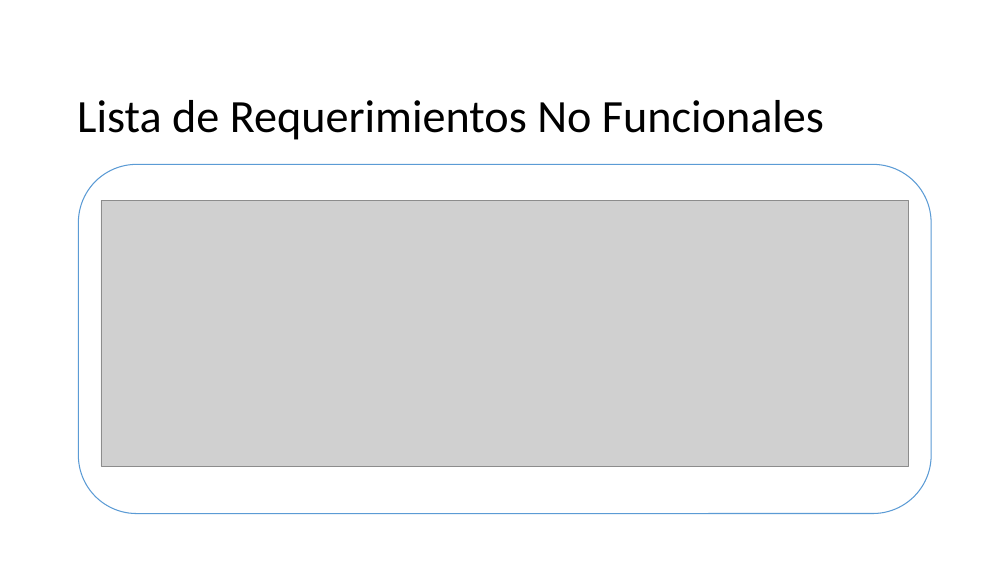
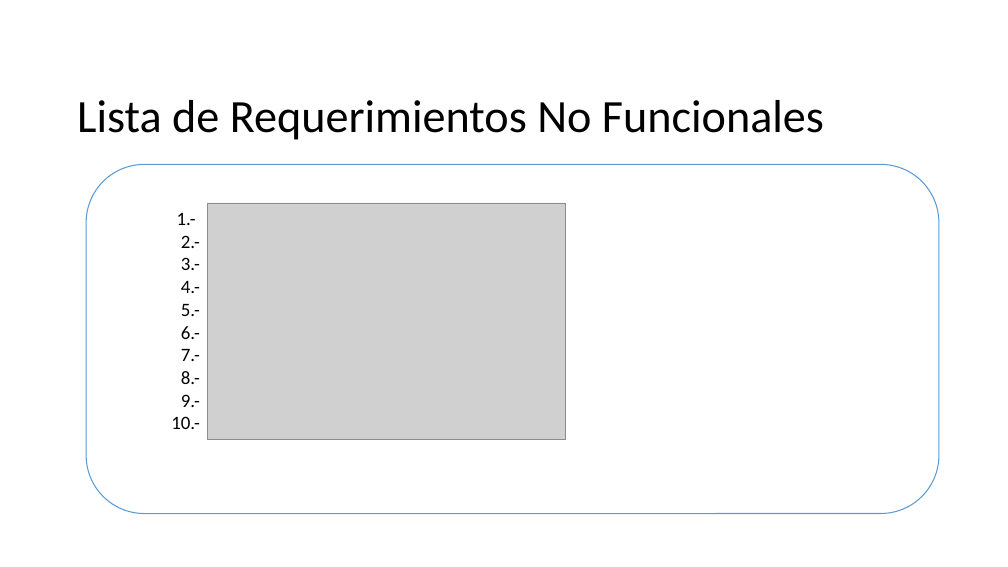
Before and after one commit to CodeFixService/Capstone, a slide deck: slide 9 of fase3/Documentacion Asignatura PTY4614/Estructura Presentación Final-Capstone.pptx. Drawn at 1008x567 pixels with LibreOffice and Linux fonts; fonts in the diff are those of the drawing; grey boxes stand for pictures; background and template pictures are left out. Boxes give left, top, right and bottom in pixels: in the first picture for what was removed or moved away, otherwise in the second. Text is boxed around its words. In the diff, an @@ line names an element or a change of style, - is before the commit and + after.

```diff
--- a/fase3/Documentacion Asignatura PTY4614/Estructura Presentación Final-Capstone.pptx
+++ b/fase3/Documentacion Asignatura PTY4614/Estructura Presentación Final-Capstone.pptx
@@ rounded rectangle moved from (x1=79, y1=164, x2=932, y2=513) to (x1=86, y1=164, x2=939, y2=513) @@
@@ picture removed at (x1=101, y1=200, x2=908, y2=466) @@
@@ picture added at (x1=207, y1=203, x2=565, y2=439) @@
@@ text added at (x1=171, y1=213, x2=200, y2=429), 18 pt, text #000000 @@
+1.-
+2.-
+3.-
+4.-
+5.-
+6.-
+7.-
+8.-
+9.-
+10.-
```
Also in this commit, not shown: 8 other slides changed, 7 slides added.
